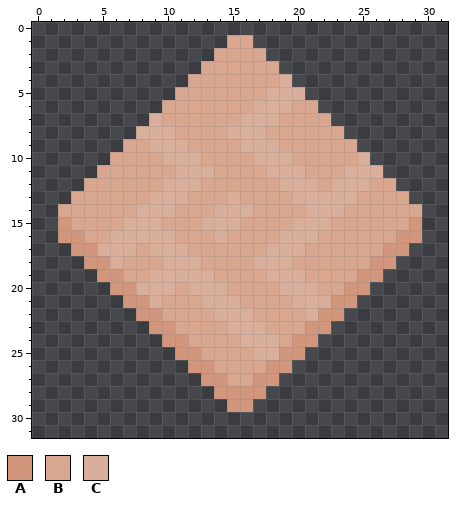
Pixel-art sprite -- sprites/items/copper-foil.png. The picture above was drawn from the file before the commit.
The file is 32x32 pixels.
Palette (. is transparent): A #d1967b  B #d9a68f  C #d9af9c
Pixels before, first column x 2:
 1 .............BB.............
 2 ............BBBB............
 3 ...........BBBBBB...........
 4 ..........BBBBBBBC..........
 5 .........BBBBBBBCCC.........
 6 ........BBBBBBBCCCBB........
 7 .......CBBBBBBCCCBBBB.......
 8 ......CCCBBBBCCCBBBBBB......
 9 .....BBCCCBBBBCCCBBBBBB.....
10 ....BBBBCCCBBBBCCCBBBBBC....
11 ...BBBBBBCCCBBBBCCCBBBCCC...
12 ..BBBBBBCCCBBBBBBCCCBCCCBB..
13 .BBBBBBCCCBBBCBBBBCCCCCBBBB.
14 BBBBBBCCCBBBCCCBBBBCCCBBBBBB
15 ABBBBCCCBBBCCCBBBBCCCBBBBBBA
16 AABBCCCCCBBBCBBBBCCCBBBBBBAA
17 .AACCCBCCCBBBBBBCCCBBBBBBAA.
18 ..AACBBBCCCBBBBCCCBBBBBBAA..
19 ...AABBCCCCCBBBBCCCBBBBAA...
20 ....AACCCBCCCBBBBCCCBBAA....
21 .....AACBBBCCCBBBBCCCAA.....
22 ......AABBBBCCCBBBBCAA......
23 .......AABBBBCCCBBBAA.......
24 ........AABBBBCCCBAA........
25 .........AABBBBCCAA.........
26 ..........AABBBBAA..........
27 ...........AABBAA...........
28 ............AAAA............
29 .............AA.............
New version:
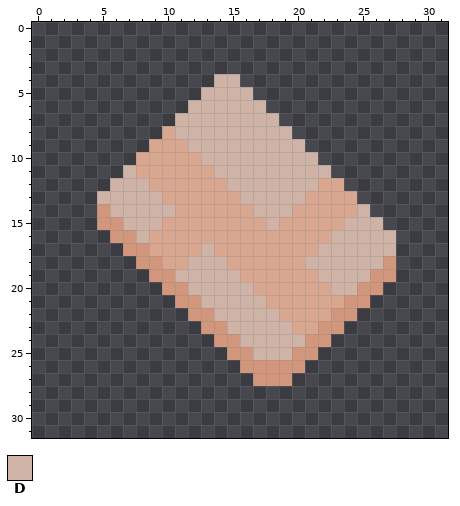
Colours new in this view: D #cfb3a6
Difference:
Changed rows in their new state; - is an unchanged pixel.
first column x 2:
 1 -------------..-------------
 2 ------------....------------
 3 -----------......-----------
 4 ----------..DD....----------
 5 ---------..DDDD....---------
 6 --------..DDDDDD....--------
 7 -------..DDDDDDDD....-------
 8 ------..BDDDDDDDDD....------
 9 -----..BBBDDDDDDDDD....-----
10 ----..--BBBDDDDDDDDD....----
11 ---..D---BBBDDDDDDDDD....---
12 --..DDD-BBB--DDDDDDD-B....--
13 -..DDDDDBB---BDDDDDBBBB....-
14 ...ADDDDD---BBBDDD-BBB-D....
15 ...AADDD---BBB--D-BBB-DDD...
16 ....AADBB---B----BBB-DDDDD..
17 -....AABBB-D----BBB-DDDDDD.-
18 --....AABBDDD--BBB-DDDDDD---
19 ---....AADDDDD--BBB-DDDD-A--
20 ----....AADDDDD--BBB-DD-A---
21 -----....AADDDDD--BBBB-A----
22 ------....AADDDDD--BB-A-----
23 -------....AADDDDD-B-A------
24 --------....AADDDDD-A-------
25 ---------....AADDD-A--------
26 ----------....AA--A---------
27 -----------....--A----------
28 ------------....------------
29 -------------..-------------
Changed places in both pictures, as pixel boxes (x1, y1, x2, y2):
changed: (58, 35, 422, 412)
